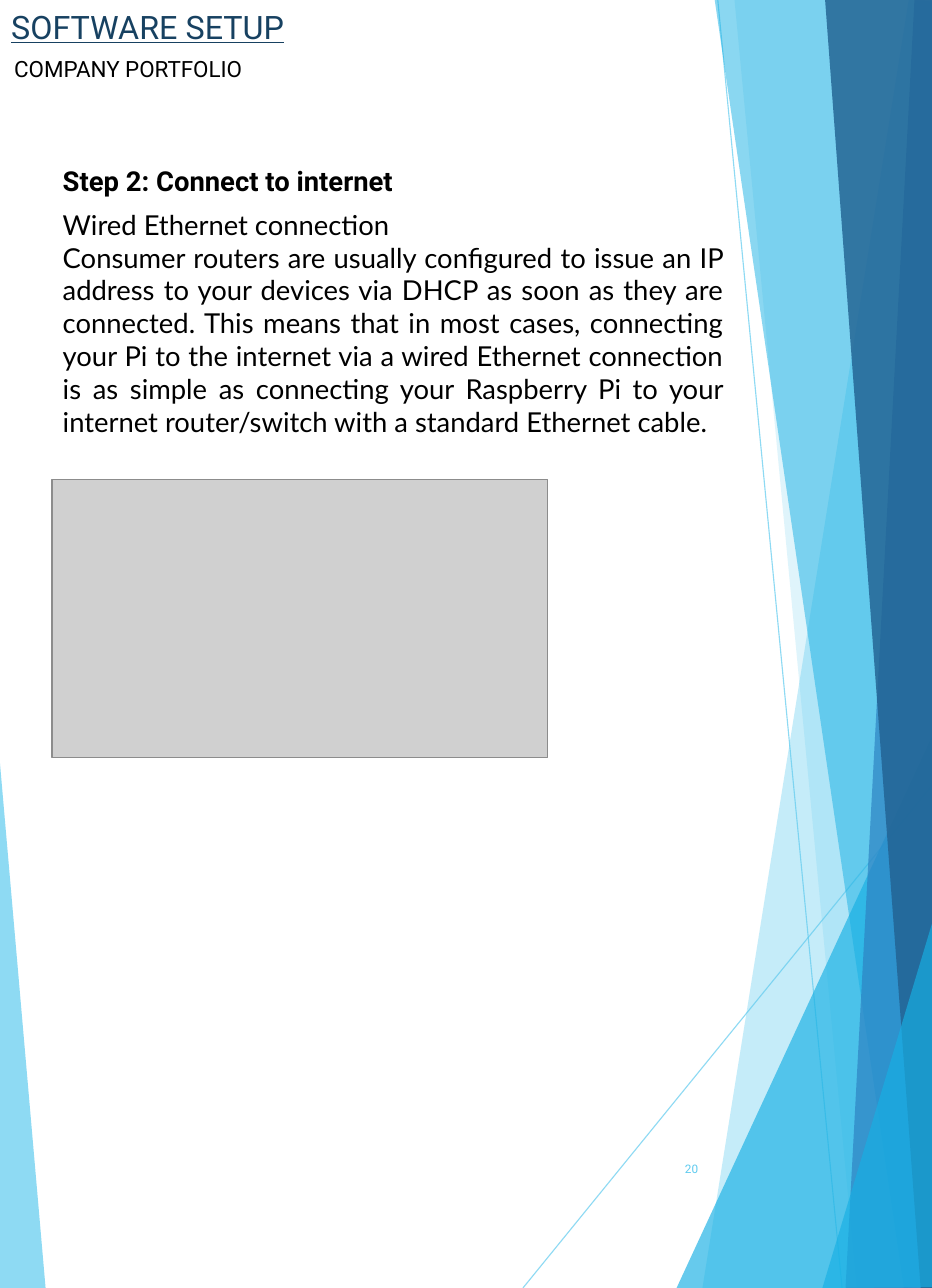
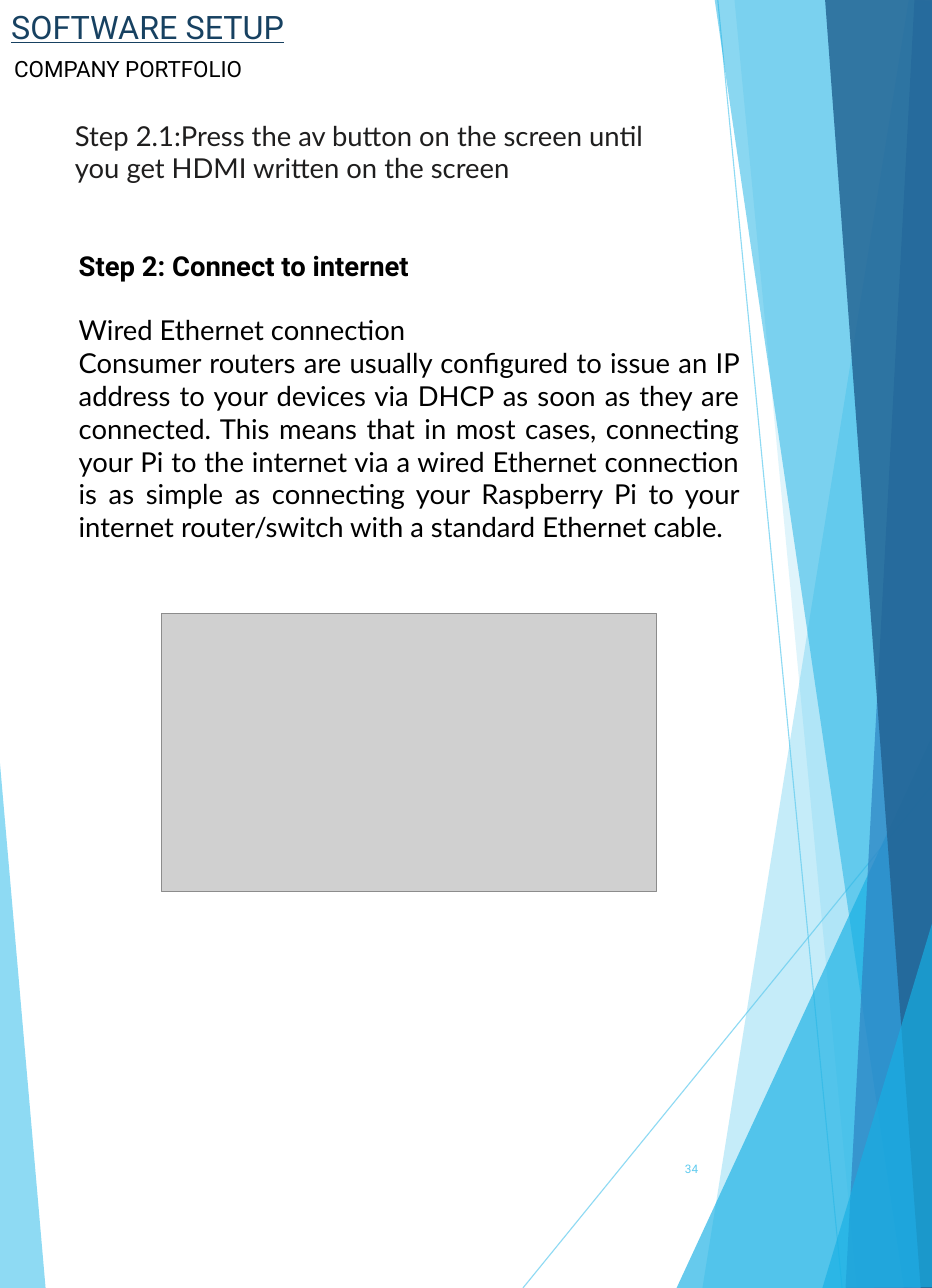
Before and after one commit to itsharsh/SmartMirror-RaspberryPi, a slide deck: slide 34 of Smart Mirror Manual.pptx (slide 20 before the commit). Drawn at 932x1288 pixels with LibreOffice and Linux fonts; fonts in the diff are those of the drawing; grey boxes stand for pictures. Boxes give left, top, right and bottom in pixels: in the first picture for what was removed or moved away, otherwise in the second. Text is boxed around its words. In the diff, an @@ line names an element or a change of style, - is before the commit and + after.

```diff
--- a/Smart Mirror Manual.pptx
+++ b/Smart Mirror Manual.pptx
@@ text added at (75, 125, 643, 183), 18 pt, text #1F1E1E @@
+Step 2.1:Press the av button on the screen until you get HDMI written on the screen
@@ text "Step 2: Connect to internet": place and size @@
-text "Step 2: Connect to internet" at (63, 170, 393, 197)
+text "Step 2: Connect to internet" at (79, 255, 409, 282)
@@ text "Wired Ethernet connection": place and size @@
-text "Wired Ethernet connection" at (63, 214, 724, 434)
+text "Wired Ethernet connection" at (79, 319, 740, 539)
@@ picture: place and size @@
-picture at (52, 479, 547, 758)
+picture at (161, 613, 657, 891)
@@ page number at (685, 1164, 698, 1173): text changed @@
-20
+34
```
Also in this commit, not shown: 16 other slides changed, 22 slides added, 10 slides removed.
